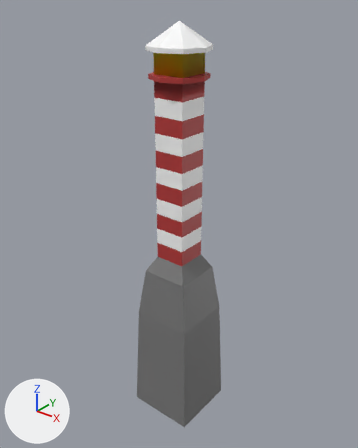
Before and after pictures for a commit that changed the FBX model Assets/Buildings/LightHouseObj.fbx.
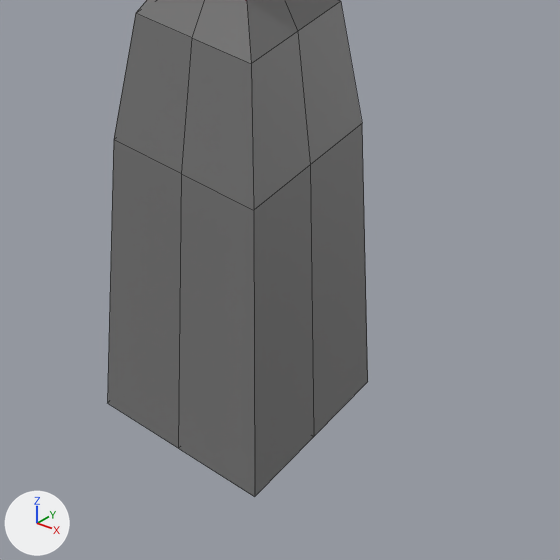
There are two pictures of each version: one whole from a camera (50 mm lens) standing at (70.7, -88.5, 64.0) and looking at (-1.2, 1.4, 8.3), one close up on the part from 28% to 79% of the width and 59% to 100% of the height. Lighting does not change. The marker at lower left points along +X, +Y and +Z. The close-ups show mesh edges as thin lines. Where no turn or scale is listed for an object, it has been applied to the vertices.

Names of what the first close-up shows: 'Lighthouse'.
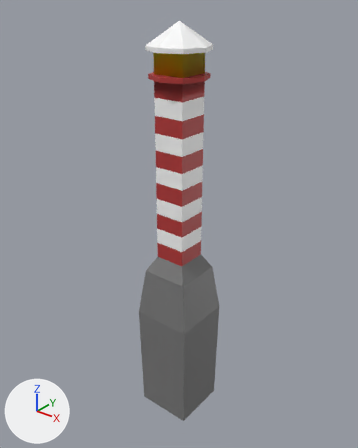
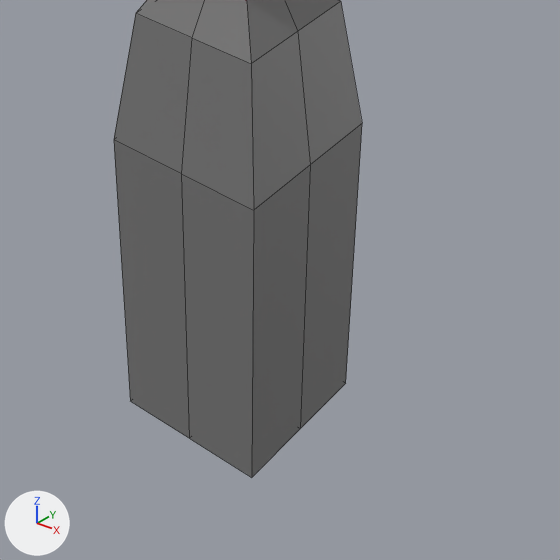
Changed parts and their boxes [x1, y1, x2, y2] in the close-ups (560 x 560 px; the box of a moved part takes in the faces that stretch with it):
'Lighthouse', reshaped
    before: [107, 0, 368, 497]
    after: [114, 0, 362, 477]
part 1 of me_cube_001, moved or reshaped
    before: [107, 125, 368, 497]
    after: [114, 125, 362, 477]

The change, as a list of edits to the scene's bpy script:
```text
Change me_cube_001:
    where me_cube_001.from_pydata(...)  # 178 vertices, 182 faces; spans x -9.1..9.1, y -9.1..9.1, z -47.9..56.9
    used by ob_lighthouse; location = (0.0, 0.0, 0.0)
    me_cube_001 part 1
    me_cube_001.vertices[10].co: (9.1, 9.1, -47.9) -> (7.5, 7.5, -47.9)  # pixel (367, 381) -> pixel (345, 383)
    me_cube_001.vertices[25].co: (9.1, 0.0, -47.9) -> (7.5, 0.0, -47.9)  # pixel (313, 436) -> pixel (300, 428)
    me_cube_001.vertices[27].co: (0.0, 9.1, -47.9) -> (0.0, 7.5, -47.9)
    me_cube_001.vertices[28].co: (-9.1, 0.0, -47.9) -> (-7.5, 0.0, -47.9)
    me_cube_001.vertices[29].co: (0.0, -9.1, -47.9) -> (0.0, -7.5, -47.9)  # pixel (178, 448) -> pixel (189, 438)
    me_cube_001.vertices[30].co: (9.1, -9.1, -47.9) -> (7.5, -7.5, -47.9)  # pixel (254, 496) -> pixel (251, 477)
    me_cube_001.vertices[31].co: (-9.1, 9.1, -47.9) -> (-7.5, 7.5, -47.9)
    me_cube_001.vertices[32].co: (-9.1, -9.1, -47.9) -> (-7.5, -7.5, -47.9)  # pixel (107, 403) -> pixel (130, 401)
```
